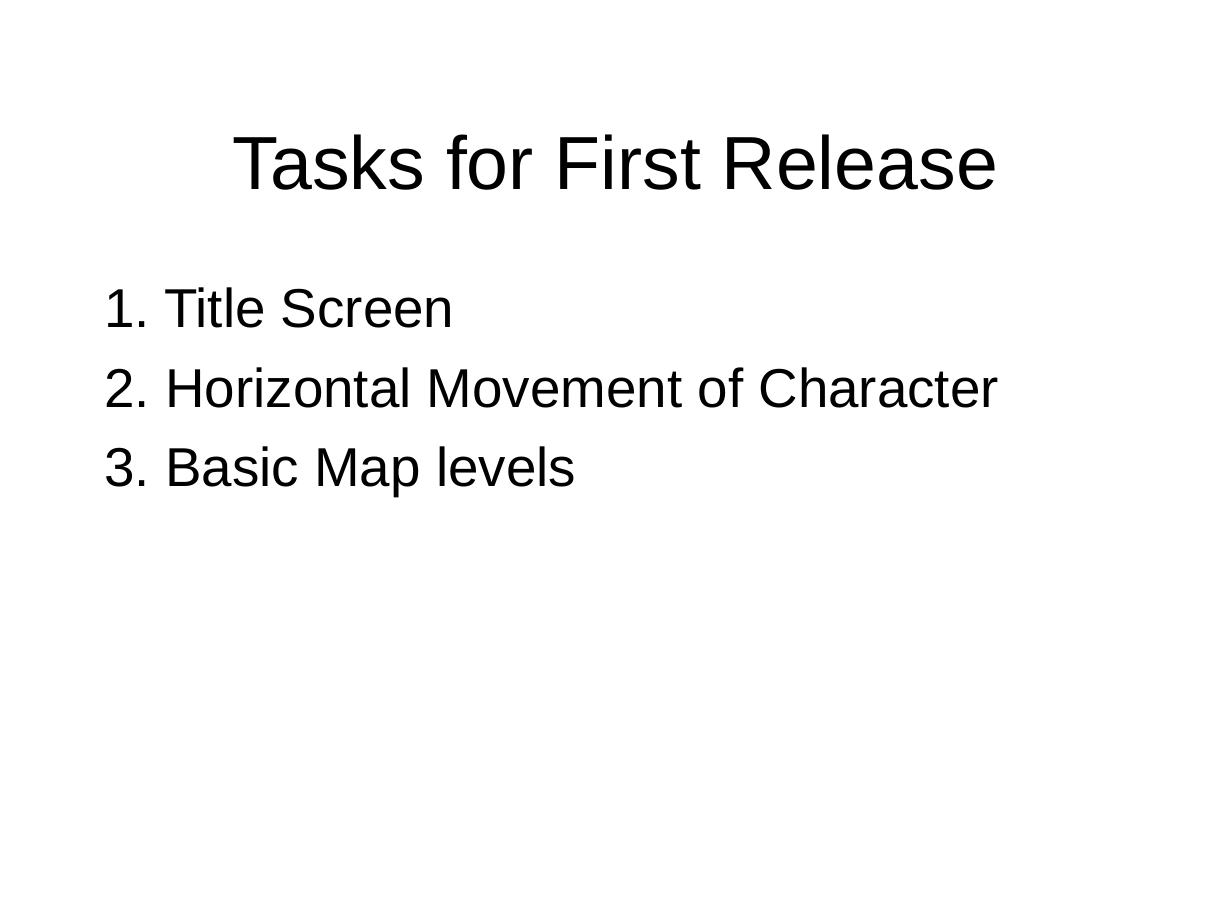
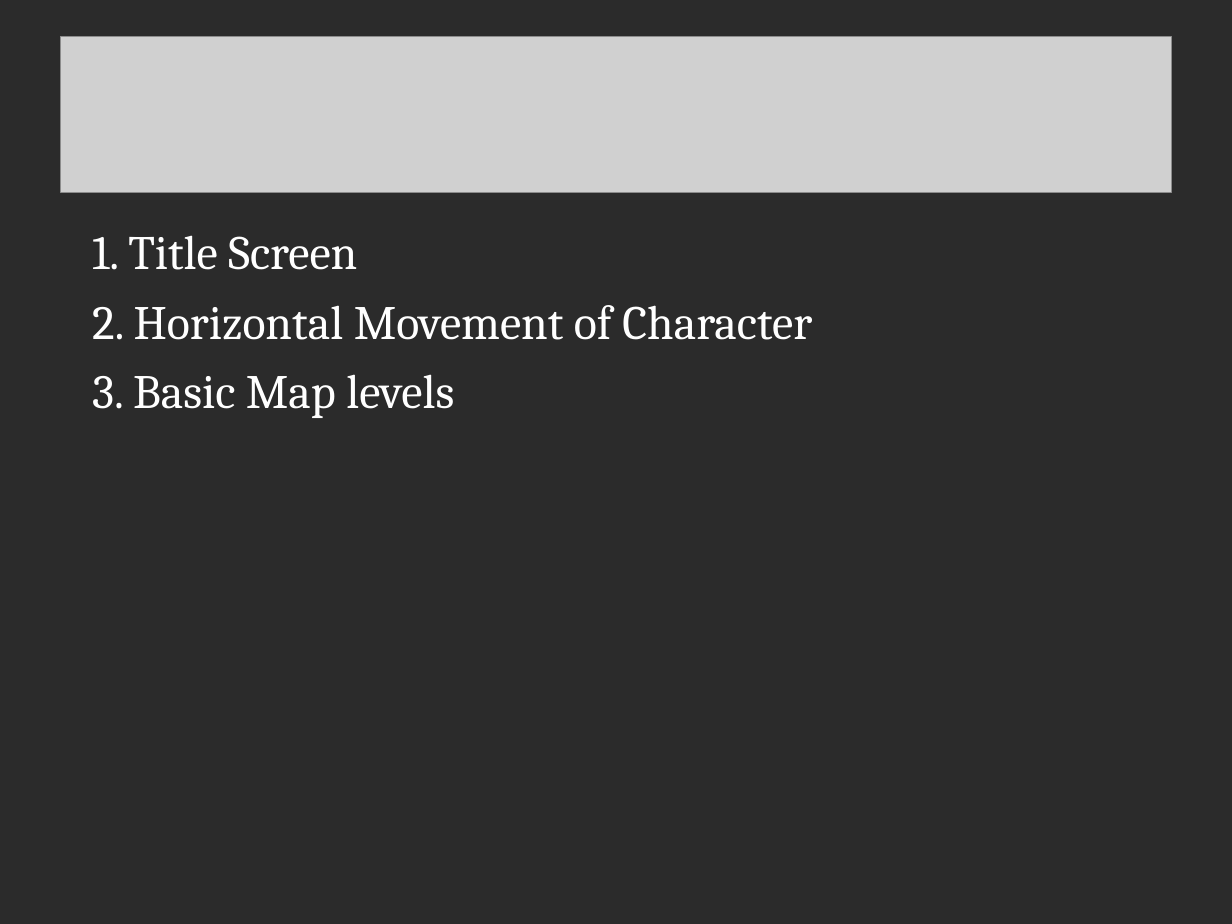
Before and after one commit to csce3513/Team3, a slide deck: slide 5 of Dawn of The Sticks.ppt. Drawn at 1232x924 pixels with LibreOffice and Linux fonts; fonts in the diff are those of the drawing; grey boxes stand for pictures; background and template pictures are left out; a plain dark background stands for a picture behind light text. Boxes give left, top, right and bottom in pixels: in the first picture for what was removed or moved away, otherwise in the second. Text is boxed around its words. In the diff, an @@ line names an element or a change of style, - is before the commit and + after.

Commit message:
First release need to add test case

```diff
--- a/Dawn of The Sticks.ppt
+++ b/Dawn of The Sticks.ppt
@@ background #FFFFFF to picture (left out) @@
@@ picture added at [60,36,1170,192] @@
@@ title removed at [233,134,998,190] @@
-Tasks for First Release
@@ text "1. Title Screen": place and size @@
-text "1. Title Screen" at [105,287,998,496]
+text "1. Title Screen" at [92,235,812,418]
@@ text "1. Title Screen" at [92,235,812,418]: size 32 to 28 pt, font Arial to Cambria, text colour #000000 to #FFFFFF; indent changed; less space between paragraphs @@
```
Also in this commit, not shown: 6 other slides changed, 2 slides added, 2 slides removed, 3 other files.
